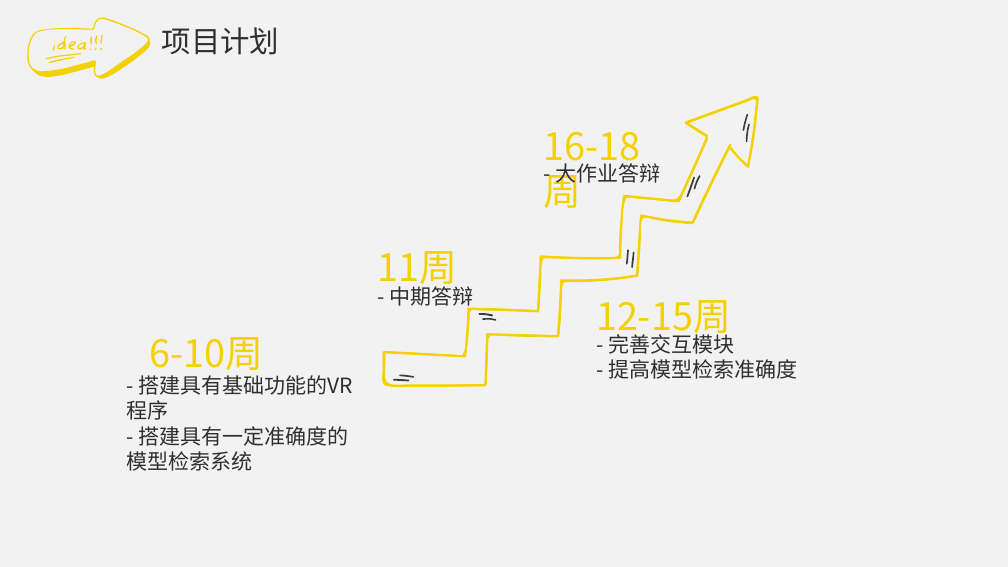
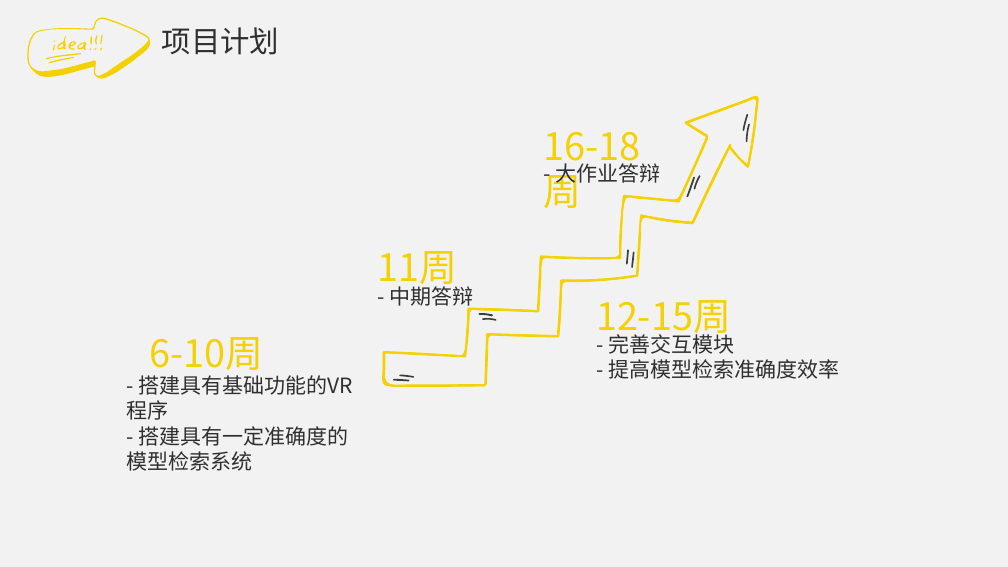
Before and after one commit to 199ChenNuo/SE340-HCI, a slide deck: slide 23 of 开题/开题报告/第4组答辩PPT.pptx. Drawn at 1008x567 pixels with LibreOffice and Linux fonts; fonts in the diff are those of the drawing. Boxes give left, top, right and bottom in pixels: in the first picture for what was removed or moved away, otherwise in the second. Text is boxed around its words. In the diff, an @@ line names an element or a change of style, - is before the commit and + after.

```diff
--- a/开题/开题报告/第4组答辩PPT.pptx
+++ b/开题/开题报告/第4组答辩PPT.pptx
@@ text at box(608, 359, 839, 379): text changed @@
-- 提高模型检索准确度
+- 提高模型检索准确度效率
```
Also in this commit, not shown: 2 other slides changed, 7 other files.
